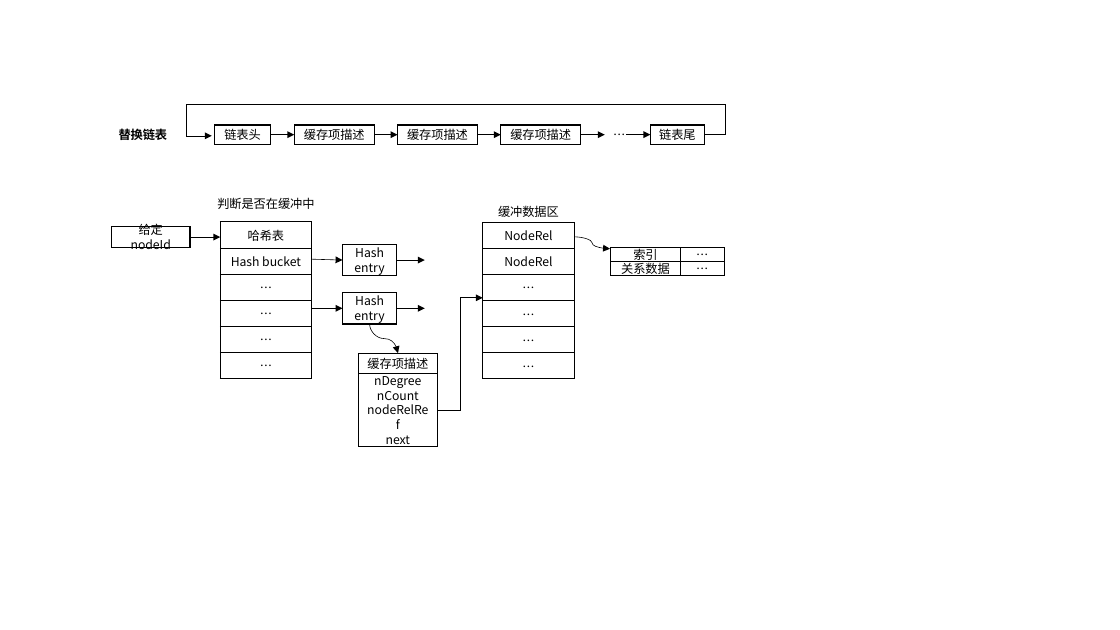
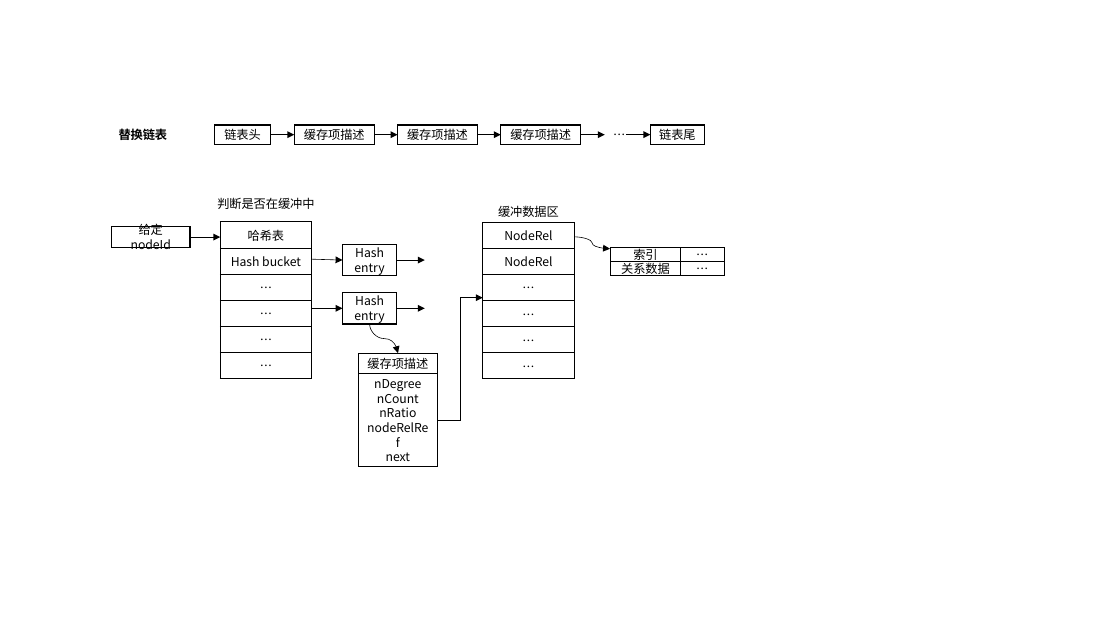
Before and after one commit to yayadi23/BIM, a slide deck: slide 44 of 毕业论文资料/毕业论文图 [自动保存的].pptx. Drawn at 1120x630 pixels with LibreOffice and Linux fonts; fonts in the diff are those of the drawing. Boxes give left, top, right and bottom in pixels: in the first picture for what was removed or moved away, otherwise in the second. Text is boxed around its words. In the diff, an @@ line names an element or a change of style, - is before the commit and + after.

```diff
--- a/毕业论文资料/毕业论文图 [自动保存的].pptx
+++ b/毕业论文资料/毕业论文图 [自动保存的].pptx
@@ elbow arrow removed from (705, 134) to (212, 136) @@
@@ elbow arrow moved from (437, 410) - (483, 298) to (437, 420) - (483, 298) @@
@@ rectangle "nDegree": place and size @@
-rectangle "nDegree" at [359, 374, 438, 446]
+rectangle "nDegree" at [359, 374, 438, 467]
@@ text in rectangle at [379, 407, 416, 417]: paragraph added @@
+nRatio
```
Also in this commit, not shown: 6 other slides changed, 2 slides added, 12 other files.
